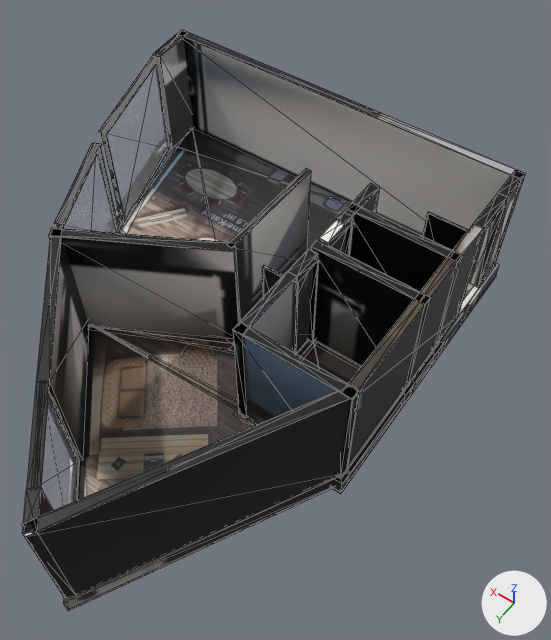
Before and after pictures for a commit that changed the glTF model _bake/glb/kent-1/model.glb.
One viewpoint serves both versions: a 50 mm lens placed at (-6.03, 5.8, 10.82), pointed at (-1.43, -0.63, 0.72). Lighting does not change. The marker at lower right points along +X, +Y and +Z. The older version comes first. Mesh edges are drawn as thin lines. Where no turn or scale is listed for an object, it has been applied to the vertices. Vertices at exactly the same position are counted once.

Script lines for the objects in view, before the commit:
```python
mat_baked = bpy.data.materials.new('baked')
mat_baked.use_nodes = True; mat_baked.node_tree.nodes.clear()
_N = mat_baked.node_tree.nodes; _L = mat_baked.node_tree.links
n0 = _N.new('ShaderNodeBsdfPrincipled'); n0.name = 'Principled BSDF'
n1 = _N.new('ShaderNodeOutputMaterial'); n1.name = 'Material Output'
n2 = _N.new('ShaderNodeTexImage'); n2.name = 'Image Texture'
n2.image = img_model_glb
n3 = _N.new('ShaderNodeMapping'); n3.name = 'Mapping'
n3.inputs[1].default_value = (0.00112, -14.97, 0.0)  # 'Location'
n3.inputs[3].default_value = (15.97, 15.97, 1.0)  # 'Scale'
n4 = _N.new('ShaderNodeUVMap'); n4.name = 'UV Map'
n4.uv_map = 'UVMap'
_L.new(n0.outputs[0], n1.inputs[0])  # 'BSDF' to 'Surface'
_L.new(n2.outputs[0], n0.inputs[0])  # 'Color' to 'Base Color'
_L.new(n3.outputs[0], n2.inputs[0])  # 'Vector' to 'Vector'
_L.new(n4.outputs[0], n3.inputs[0])  # 'UV' to 'Vector'
me_mesh_0 = bpy.data.meshes.new('Mesh_0')
me_mesh_0.from_pydata(...)  # 1010 vertices, 1760 faces; spans x 0.0..7.69, y -9.39..0.0, z 0.0..2.62
me_mesh_0.materials.append(mat_baked)
me_mesh_1 = bpy.data.meshes.new('Mesh_1')
me_mesh_1.from_pydata(...)  # 8 vertices, 12 faces; spans x 2.54..3.6, y -1.7..-0.54, z 0.36..2.61
me_mesh_1.materials.append(mat_glass_rt)  # white #edf3f9
me_mesh_2 = bpy.data.meshes.new('Mesh_2')
me_mesh_2.from_pydata(...)  # 8 vertices, 12 faces; spans x 5.55..6.45, y -5.72..-3.94, z 0.36..2.61
me_mesh_2.materials.append(mat_glass_rt)  # white #edf3f9
ob_mesh_0 = bpy.data.objects.new('Mesh_0', me_mesh_0)
ob_mesh_0.location = (-3.8, 4.71, -0.36)
ob_mesh_1 = bpy.data.objects.new('Mesh_1', me_mesh_1)
ob_mesh_1.location = (-3.8, 4.71, -0.36)
ob_mesh_2 = bpy.data.objects.new('Mesh_2', me_mesh_2)
ob_mesh_2.location = (-3.8, 4.71, -0.36)
# also in view: 'Mesh_3' at (3.15, -2.45, 1.12)
```
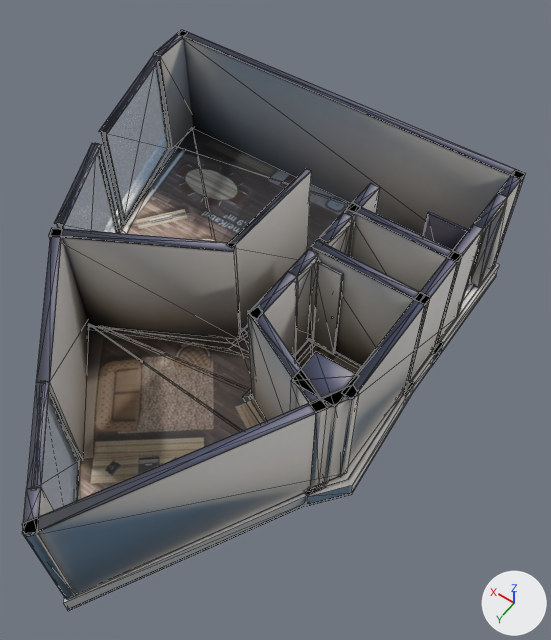
Where the newer file only moved an object's origin or applied its transform, the numbers keep the older frame.

Location of each change, (x1, y1, x2, y2) in pixels of the pictures (551 x 640 px; the box of a moved part takes in the faces that stretch with it):
```json
{"object": "Mesh_0", "change": "surface changed, reshaped", "before": [22, 30, 525, 611], "after": [22, 30, 525, 611]}
{"part": 1, "of": "me_mesh_0", "change": "moved or reshaped", "before": [233, 323, 357, 399], "after": [248, 306, 327, 413]}
{"part": 2, "of": "me_mesh_0", "change": "added", "after": [290, 351, 358, 484]}
{"part": 3, "of": "me_mesh_0", "change": "moved or reshaped", "before": [262, 266, 283, 296], "after": [309, 261, 343, 354]}
{"part": 4, "of": "me_mesh_0", "change": "moved or reshaped", "before": [63, 267, 415, 611], "after": [63, 267, 415, 611]}
{"part": 5, "of": "me_mesh_0", "change": "surface changed", "before": [22, 32, 525, 610], "after": [22, 32, 525, 610], "on screen": "black to grey"}
```

Scene script edits in JSON lines:
```json
{"block": "mat_baked", "where": "n3 = _N.new('ShaderNodeMapping'); n3.name = 'Mapping'"}
{"op": "set", "path": "n3.inputs[3].default_value", "old": "(15.97, 15.97, 1.0)", "new": "(15.88, 15.97, 1.0)", "note": "'Scale'"}
{"block": "me_mesh_0", "where": "# used by ob_mesh_0; location = (-3.8, 4.71, -0.36)"}
{"op": "remove", "block": "me_mesh_0", "code": "me_mesh_0.from_pydata(...)  # 1010 vertices, 1760 faces; spans x 0.0..7.69, y -9.39..0.0, z 0.0..2.62"}
{"op": "add", "block": "me_mesh_0", "code": "me_mesh_0.from_pydata(...)  # 1042 vertices, 1812 faces; spans x -0.14..7.69, y -9.39..0.0, z 0.0..2.62"}
{"block": "me_mesh_0", "change": "me_mesh_0 part 1: the loose piece of 8 vertices spanning x 0.08..2.06, y -4.04..-3.86, z 2.61..2.62 is turned -26 degrees about the z axis through its middle and scaled by 0.975, then moved by (0.11, 0.03, 0.0)"}
{"block": "me_mesh_0", "change": "me_mesh_0 part 2: the loose piece of 12 vertices spanning x 3.03..3.14, y -7.29..-5.11, z 0.36..2.62 is copied, and the copy is scaled about its middle by (6.67, 0.274, 1), then moved by (-2.53, 2.27, 0.0); it spans x 0.2..0.9, y -4.23..-3.64, z 0.36..2.62"}
{"block": "me_mesh_0", "change": "me_mesh_0 part 3: the loose piece of 56 vertices spanning x 1.98..2.52, y -5.24..-5.2, z 0.37..2.44 is scaled about its middle by (-1, -0.984, 1), then moved by (-0.54, -0.56, 0.0)"}
{"block": "me_mesh_0", "change": "me_mesh_0 part 4"}
{"block": "me_mesh_0", "change": "19 vertices are removed from x 0.0..2.14, y -4.04..-3.79, z 0.0..2.61"}
{"block": "me_mesh_0", "change": "92 faces are deleted"}
{"block": "me_mesh_0", "change": "6 vertices in x 1.89..2.06, y -3.87, z 0.36..2.62 move by (0.0, -0.35, 0.0)"}
{"block": "me_mesh_0", "change": "4 vertices in x 1.96..1.97, y -3.96, z 0.36..2.56 move by (-0.01, -0.36, 0.0)"}
{"block": "me_mesh_0", "change": "25 vertices move from x 0.02..2.14, y -4.12..-3.79, z 0.0..2.56 to x 0.18..2.21, y -4.45..-3.55, z 0.0..2.56"}
{"block": "me_mesh_0", "change": "29 vertices are added at x -0.14..2.21, y -4.42..-3.3, z 0.0..0.36"}
{"block": "me_mesh_0", "change": "5 new vertices lie (0.0, 0.0, 2.25) away from vertices in x 0.28..2.09, y -4.42..-3.42, z 0.36"}
{"block": "me_mesh_0", "change": "5 new vertices lie (0.0, 0.0, 2.2) away from vertices in x 0.19..1.96, y -4.32..-3.54, z 0.36"}
{"block": "me_mesh_0", "change": "120 new faces join them"}
{"block": "me_mesh_0", "change": "me_mesh_0 part 5: 972 kept faces spanning x 0.0..7.69, y -9.39..0.0, z 0.0..2.62 get new texture (UV) coordinates"}
{"block": "me_mesh_0", "change": "other edits to the shape of me_mesh_0 do not show in these pictures"}
```
